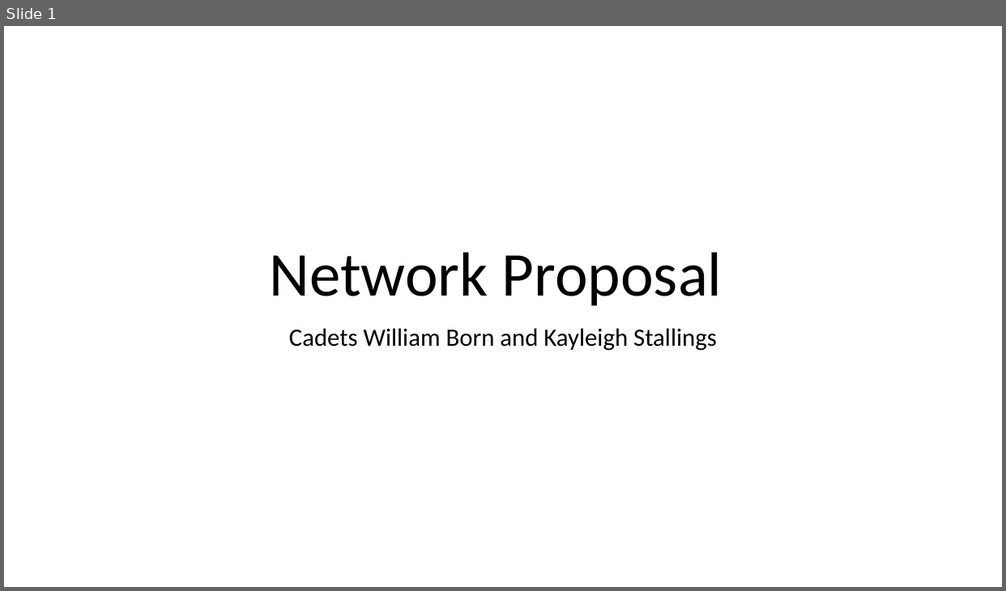
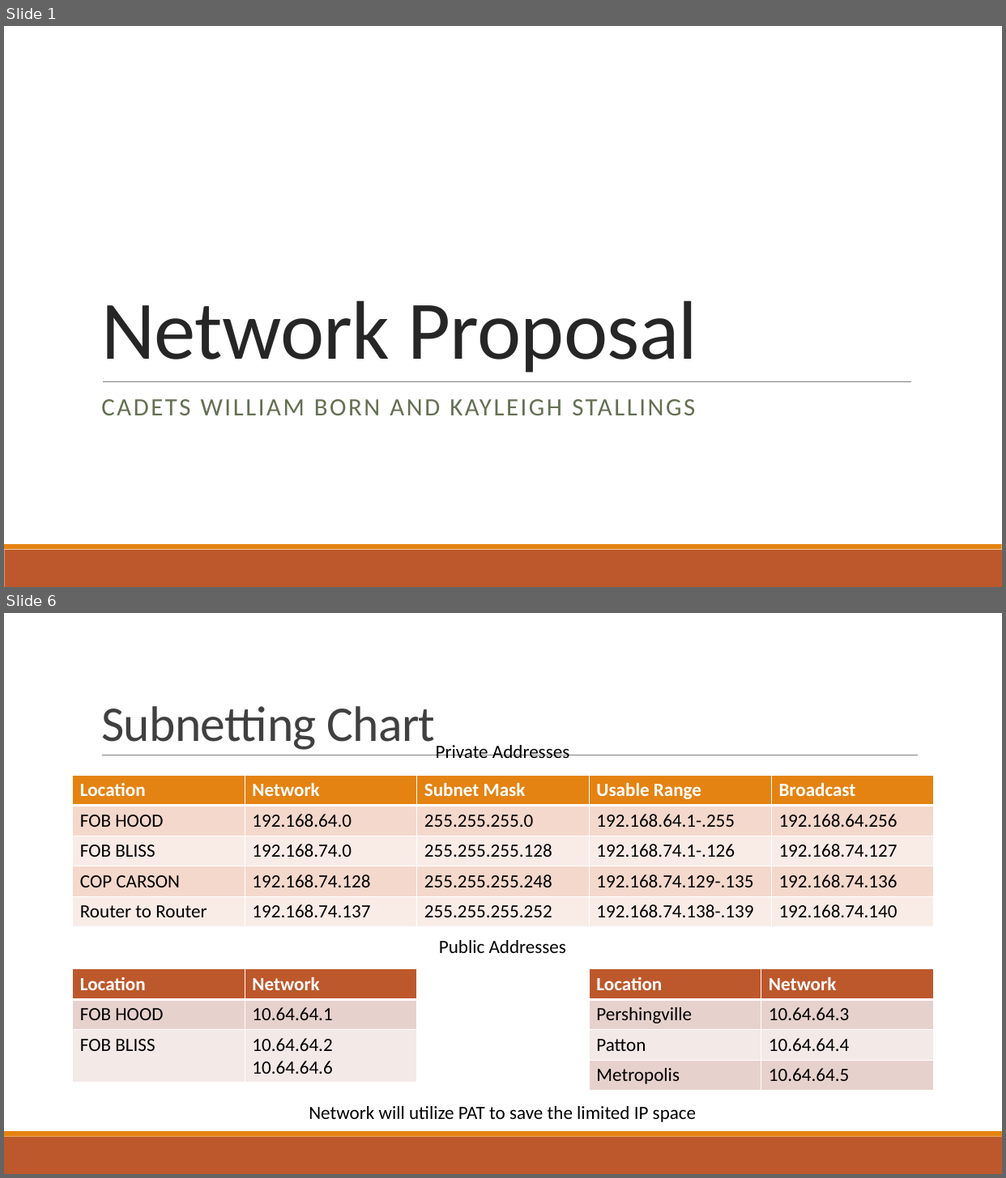
Before and after one commit to wkborn/cy350project, a slide deck: Network Proposal.pptx. Shown one above the other, each under a label of ours: slide 1 before the commit, slides 1 and 6 after it; the slides between them are not shown. The pictures are 1006x591 and 1006x1178 pixels, drawn with LibreOffice and Linux fonts; fonts in the diff are those of the drawing. Boxes give left, top, right and bottom in pixels: in the first picture for what was removed or moved away, otherwise in the second. Text is boxed around its words. In the diff, an @@ line names an element or a change of style, - is before the commit and + after.

```diff
--- a/Network Proposal.pptx
+++ b/Network Proposal.pptx
@@ slide 6 added at (x1=4, y1=613, x2=1002, y2=1174), background #FFFFFF; not listed: 2 template elements that a slide beside it also shows @@
@@ title added at (x1=101, y1=706, x2=435, y2=750), 48 pt, text #404040 @@
+Subnetting Chart
@@ line added from (102, 756) to (918, 756), #808080 0.5 pt @@
@@ text added at (x1=436, y1=745, x2=569, y2=758), 18 pt, text #000000 @@
+Private Addresses
@@ table added at (x1=73, y1=776, x2=934, y2=927), 5 rows, 5 columns @@
+Location | Network | Subnet Mask | Usable Range | Broadcast
+FOB HOOD | 192.168.64.0 | 255.255.255.0 | 192.168.64.1-.255 | 192.168.64.256
+FOB BLISS | 192.168.74.0 | 255.255.255.128 | 192.168.74.1-.126 | 192.168.74.127
+COP CARSON | 192.168.74.128 | 255.255.255.248 | 192.168.74.129-.135 | 192.168.74.136
+Router to Router | 192.168.74.137 | 255.255.255.252 | 192.168.74.138-.139 | 192.168.74.140
@@ text added at (x1=439, y1=940, x2=566, y2=953), 18 pt, text #000000 @@
+Public Addresses
@@ table added at (x1=73, y1=969, x2=417, y2=1082), 3 rows, 2 columns @@
+Location | Network
+FOB HOOD | 10.64.64.1
+FOB BLISS | 10.64.64.2 / 10.64.64.6
@@ table added at (x1=590, y1=969, x2=934, y2=1091), 4 rows, 2 columns @@
+Location | Network
+Pershingville | 10.64.64.3
+Patton | 10.64.64.4
+Metropolis | 10.64.64.5
@@ text added at (x1=309, y1=1106, x2=696, y2=1122), 18 pt, text #000000 @@
+Network will utilize PAT to save the limited IP space
@@ slide 1 changed as well @@
@@ title "Network Proposal" moved from (x1=270, y1=252, x2=722, y2=306) to (x1=101, y1=301, x2=697, y2=373) @@
@@ title "Network Proposal" at (x1=101, y1=301, x2=697, y2=373): size 60 to 80 pt, text colour #000000 to #262626, letter spacing 0 to -0.5 pt; alignment centre to left; line spacing 0.9 to 0.85 @@
@@ line added from (103, 382) to (911, 382), #808080 0.5 pt @@
@@ subtitle at (x1=101, y1=399, x2=695, y2=416): text changed; text colour #000000 to #637052 @@
-Cadets William Born and Kayleigh Stallings
+CADETS WILLIAM BORN AND KAYLEIGH STALLINGS
@@ rectangle added at (x1=4, y1=550, x2=1002, y2=587), fill #BD582C @@
@@ rectangle added at (x1=4, y1=544, x2=1002, y2=550), fill #E48312 @@
```
Also in this commit, not shown: 5 other slides changed, 2 other slides added, 6 slides removed.
